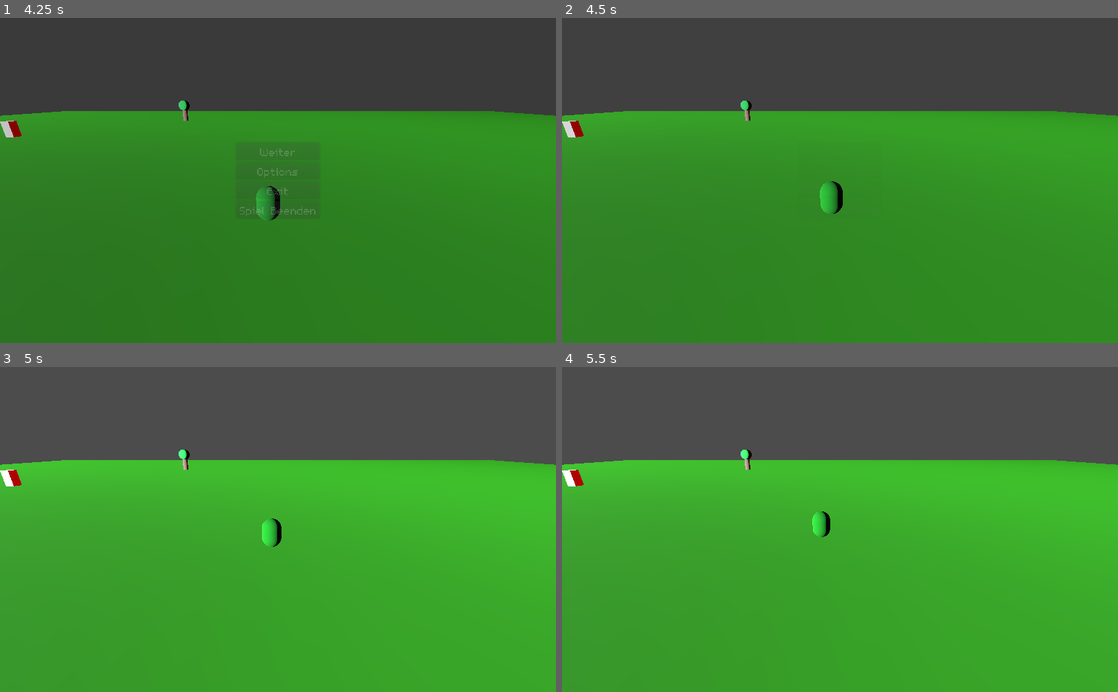
Above: before the commit, frames 1-4 (two rows, left to right).
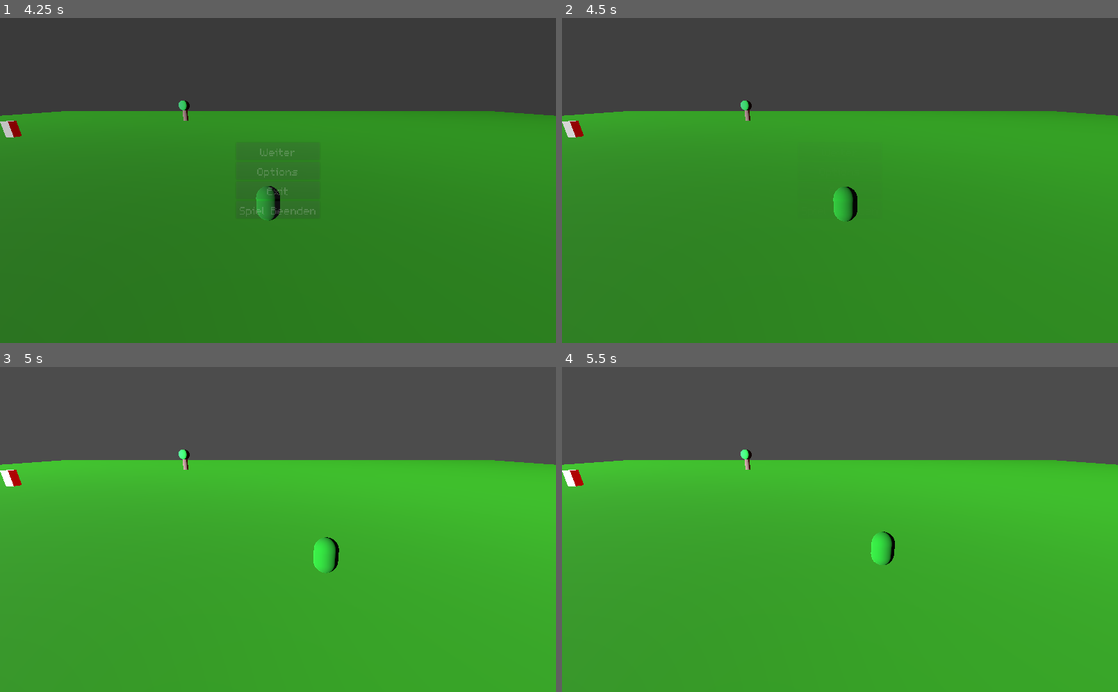
Above: after the commit, the same moments.

Repository: community-godot-germany/community-project-germany
Game: Godot game, scene res://Main.tscn
Two runs of this game, one before a commit and one after it. Both use one fixed random seed, a clock stepped at 60 frames per second and the inputs below.
Inputs (mouse positions are in pixels of both pictures, inside the frame that each line leads up to):
- Up to frame 1 (4.25 s): tap Enter at 0.5 s; move the mouse to (400, 164) at 0.52 s; click (400, 164) at 0.67 s; move the mouse to (166, 196) at 1.27 s; click (166, 196) at 1.42 s; move the mouse to (333, 109) at 2.02 s; click (333, 109) at 2.17 s; move the mouse to (250, 245) at 2.77 s; click (250, 245) at 2.92 s; move the mouse to (444, 229) at 3.52 s; click (444, 229) at 3.67 s; tap Escape (ui_cancel) at 4.15 s
- Up to frame 2 (4.5 s): click "Weiter" at 4.25 s
- Up to frame 3 (5 s): no input
- Up to frame 4 (5.5 s): move the mouse to (673, 480) at 5.02 s; click (673, 480) at 5.17 s

Frame 1 is identical in both runs. In frame 2, 0.4% of the frame differs, in the area x 46-54%, y 50-63%; in frame 3, 0.5%, in the area x 47-61%, y 46-64%; in frame 4, 0.4%.

Commit message:
now it works again

Diff:
--- a/CommunityGame/Main.tscn
+++ b/CommunityGame/Main.tscn
@@ -1,10 +1,10 @@
 [gd_scene load_steps=9 format=2]
 
-[ext_resource path="res://Game Objects/Player.tscn" type="PackedScene" id=1]
-[ext_resource path="res://Game Objects/Tree.tscn" type="PackedScene" id=2]
-[ext_resource path="res://UI/Menu/MenuScenes/PausenMenu.tscn" type="PackedScene" id=3]
-[ext_resource path="res://Game Objects/Treehouse.tscn" type="PackedScene" id=4]
-[ext_resource path="res://Game Objects/Camera.tscn" type="PackedScene" id=5]
+[ext_resource path="res://Game Objects/Tree.tscn" type="PackedScene" id=1]
+[ext_resource path="res://Game Objects/Treehouse.tscn" type="PackedScene" id=2]
+[ext_resource path="res://Game Objects/Player.tscn" type="PackedScene" id=3]
+[ext_resource path="res://Game Objects/Camera.tscn" type="PackedScene" id=4]
+[ext_resource path="res://UI/Menu/MenuScenes/PausenMenu.tscn" type="PackedScene" id=5]
 [ext_resource path="res://Game Objects/World.tscn" type="PackedScene" id=6]
 
 [sub_resource type="Environment" id=1]
--- a/CommunityGame/UI/Menu/MenuScenes/PausenMenu.tscn
+++ b/CommunityGame/UI/Menu/MenuScenes/PausenMenu.tscn
@@ -139,6 +139,7 @@
 }
 
 [node name="PausenMenü" type="Control"]
+pause_mode = 2
 anchor_right = 1.0
 anchor_bottom = 1.0
 script = ExtResource( 1 )
--- a/CommunityGame/UI/Menu/MenuScripts/PausenMenu.gd
+++ b/CommunityGame/UI/Menu/MenuScripts/PausenMenu.gd
@@ -45,9 +45,9 @@
 	$CanvasLayer/HBoxContainer/VBoxContainer/Spiel_Beenden.disabled = false
 
 	# Setzt den Pausenmodus auf aktiv
-	pause_mode = true
-	get_tree().paused != get_tree().paused
-	get_node("/root/Main/TestLevel/Player").set_physics_process(false)
+	get_tree().paused = true
+	pause_mode = 2
+
 
 
 # Aktiviert, wenn aufgerufen
@@ -63,9 +63,8 @@
 	$CanvasLayer/HBoxContainer/VBoxContainer/Spiel_Beenden.disabled = true
 
 	# Setzt den Pausenmodus auf inaktiv
+	get_tree().paused = false
 	pause_mode = false
-	get_tree().paused != get_tree().paused
-	get_node("/root/Main/TestLevel/Player").set_physics_process(true)
 
 
 # Wird aktiv, wenn "Weiter" gedrückt wird
Not shown: 2 places in CommunityGame/Main.tscn that only renumber resources
